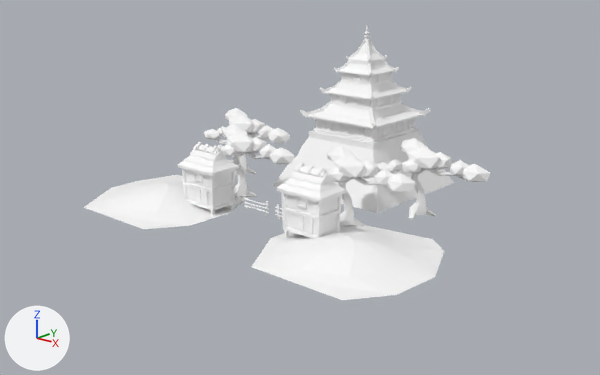
The Blender file source_assets/Background.blend, before and after one commit.
The view is the same before and after, from a camera (50 mm lens) standing at (11.38, -11.49, 5.5) and looking at (0.21, 1.1, 0.52). Arrows for +X, +Y and +Z are at lower left; the lights stay in place.

Script lines for the objects in view, before the commit:
```python
ob_sm_bld_samurai_house_02 = bpy.data.objects.new('SM_Bld_Samurai_House_02', me_mesh_003)
ob_sm_bld_samurai_house_02.location = (-1.42, 0.0, 0.02)
ob_sm_bld_samurai_house_02.rotation_euler = (1.571, 0.0, 0.0)  # degrees (90, 0, 0)
ob_sm_bld_samurai_house_02.scale = (0.01, 0.01, 0.01)
ob_sm_env_samurai_tree_01_001 = bpy.data.objects.new('SM_Env_Samurai_Tree_01.001', me_mesh_010)
ob_sm_env_samurai_tree_01_001.location = (-3.04, 2.59, 0.0)
ob_sm_env_samurai_tree_01_001.rotation_euler = (1.571, 0.0, 0.0)  # degrees (90, 0, 0)
ob_sm_env_samurai_tree_01_001.scale = (0.01, 0.01, 0.01)
ob_sm_env_samurai_tree_01_002 = bpy.data.objects.new('SM_Env_Samurai_Tree_01.002', me_mesh_011)
ob_sm_env_samurai_tree_01_002.location = (2.13, 2.76, 0.0)
ob_sm_env_samurai_tree_01_002.rotation_euler = (1.571, 0.0, 0.0)  # degrees (90, 0, 0)
ob_sm_env_samurai_tree_01_002.scale = (0.01, 0.01, 0.01)
ob_sm_prop_samurai_fence_01 = bpy.data.objects.new('SM_Prop_Samurai_Fence_01', me_mesh_001)
ob_sm_prop_samurai_fence_01.location = (-0.39, 0.39, 0.0)
ob_sm_prop_samurai_fence_01.rotation_euler = (1.571, 0.0, 0.0)  # degrees (90, 0, 0)
ob_sm_prop_samurai_fence_01.scale = (0.01, 0.01, 0.01)
# also in view: 'SM_Env_Samurai_Tree_01' at (-1.41, 1.15, 0.71); 'SM_Env_Generic_Grass_Blob_01.001' at (2.54, 0.0, 0.12); 'SM_Env_Samurai_Tree_01.003' at (1.66, 1.15, 0.71); 'SM_Bld_Samurai_House_02.001' at (1.47, 0.0, 0.72); 'SM_Bld_Samurai_Temple_02' at (0.0, 3.6, 1.85)
```
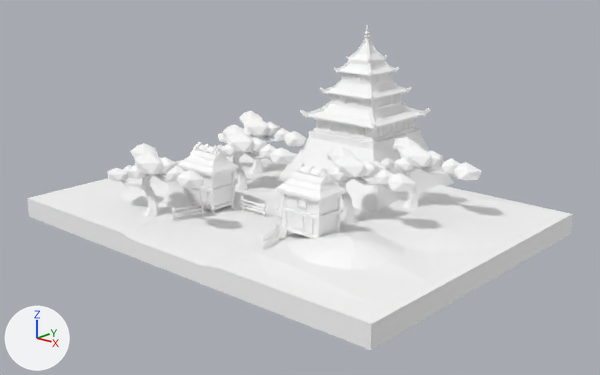
Pixel boxes [x1, y1, x2, y2] of what changed, in the pictures (600 x 375 px):
'SM_Tile_Cube_Path_01', added: after [27, 152, 573, 350]
'SM_Env_Samurai_Tree_01.002', moved: before [376, 138, 491, 220]; after [371, 137, 482, 208]
'SM_Env_Samurai_Tree_01.004', added: after [107, 143, 205, 217]
'SM_Env_Samurai_Tree_01.001', moved: before [204, 108, 290, 176]; after [218, 111, 306, 174]
'SM_Prop_Samurai_Fence_01', moved: before [242, 195, 269, 216]; after [240, 196, 266, 217]
'SM_Prop_Samurai_Fence_01.002', added: after [171, 201, 206, 220]
'SM_Prop_Samurai_Fence_01.003', added: after [260, 223, 280, 248]
'SM_Env_Generic_Grass_Blob_01.001', unchanged, covered by the edit: before [251, 225, 444, 300]; after [286, 229, 406, 270]
'SM_Env_Generic_Grass_Blob_01', unchanged, covered by the edit: before [84, 175, 250, 229]; after [121, 181, 196, 208]

Edits to the bpy script that builds the scene:
```text
Add mat_lambert101_016:
    mat_lambert101_016 = principled_material('lambert101.016')
    mat_lambert101_016.base_color = (1.0, 1.0, 1.0)  # white #ffffff
    mat_lambert101_016.roughness = 0.553
Add mat_lambert101:
    mat_lambert101 = principled_material('lambert101')
    mat_lambert101.base_color = (1.0, 1.0, 1.0)  # white #ffffff
    mat_lambert101.roughness = 0.553
Add mat_lambert101_002:
    mat_lambert101_002 = principled_material('lambert101.002')
    mat_lambert101_002.base_color = (1.0, 1.0, 1.0)  # white #ffffff
    mat_lambert101_002.roughness = 0.553
Add mat_lambert101_001:
    mat_lambert101_001 = principled_material('lambert101.001')
    mat_lambert101_001.base_color = (1.0, 1.0, 1.0)  # white #ffffff
    mat_lambert101_001.roughness = 0.553
Add me_mesh_016:
    me_mesh_016.from_pydata(...)  # 202 vertices, 264 faces; spans x -107.0..160.0, y -12.0..154.0, z -34.0..48.0
    me_mesh_016.materials.append(mat_lambert101_016)  # its picture is missing
Add me_mesh:
    me_mesh.from_pydata(...)  # 117 vertices, 137 faces; spans x -250.0..250.0, y -43.0..11.0, z -250.0..250.0
    me_mesh.materials.append(mat_lambert101)  # its picture is missing
Add me_mesh_013:
    me_mesh_013.from_pydata(...)  # 80 vertices, 80 faces; spans x -37.3..37.3, y 0.0..32.2, z -3.9..3.9
    me_mesh_013.materials.append(mat_lambert101_002)  # its picture is missing
Add me_mesh_008:
    me_mesh_008.from_pydata(...)  # 80 vertices, 80 faces; spans x -37.3..37.3, y 0.0..32.2, z -3.9..3.9
    me_mesh_008.materials.append(mat_lambert101_001)  # its picture is missing
Change ob_sm_prop_samurai_fence_01:
    ob_sm_prop_samurai_fence_01.location: (-0.39, 0.39, 0.0) -> (-0.39, 0.31, 0.0)
Change ob_sm_env_samurai_tree_01_001:
    ob_sm_env_samurai_tree_01_001.location: (-3.04, 2.59, 0.0) -> (-2.53, 2.59, 0.0)
Change ob_sm_env_samurai_tree_01_002:
    ob_sm_env_samurai_tree_01_002.location: (2.13, 2.76, 0.0) -> (1.93, 2.76, 0.0)
Add ob_sm_env_samurai_tree_01_004:
    ob_sm_env_samurai_tree_01_004 = bpy.data.objects.new('SM_Env_Samurai_Tree_01.004', me_mesh_016)
    ob_sm_env_samurai_tree_01_004.location = (-1.76, -1.28, 0.0)
    ob_sm_env_samurai_tree_01_004.rotation_euler = (1.571, 0.0, 0.0)  # degrees (90, 0, 0)
    ob_sm_env_samurai_tree_01_004.scale = (0.01, 0.01, 0.01)
Add ob_sm_tile_cube_path_01:
    ob_sm_tile_cube_path_01 = bpy.data.objects.new('SM_Tile_Cube_Path_01', me_mesh)
    ob_sm_tile_cube_path_01.location = (0.0, 1.08, 0.08)
    ob_sm_tile_cube_path_01.rotation_euler = (1.571, 0.0, 1.57)  # degrees (90, 0, 90)
    ob_sm_tile_cube_path_01.scale = (0.0138, 0.01, 0.0189)
Add ob_sm_prop_samurai_fence_01_003:
    ob_sm_prop_samurai_fence_01_003 = bpy.data.objects.new('SM_Prop_Samurai_Fence_01.003', me_mesh_013)
    ob_sm_prop_samurai_fence_01_003.location = (1.15, -0.81, 0.0)
    ob_sm_prop_samurai_fence_01_003.rotation_euler = (1.571, 0.0, 1.875)  # degrees (90, 0, 107)
    ob_sm_prop_samurai_fence_01_003.scale = (0.01, 0.01, 0.01)
Add ob_sm_prop_samurai_fence_01_002:
    ob_sm_prop_samurai_fence_01_002 = bpy.data.objects.new('SM_Prop_Samurai_Fence_01.002', me_mesh_008)
    ob_sm_prop_samurai_fence_01_002.location = (-1.16, -0.81, 0.0)
    ob_sm_prop_samurai_fence_01_002.rotation_euler = (1.571, 0.0, 1.246)  # degrees (90, 0, 71)
    ob_sm_prop_samurai_fence_01_002.scale = (0.01, 0.01, 0.01)
```
